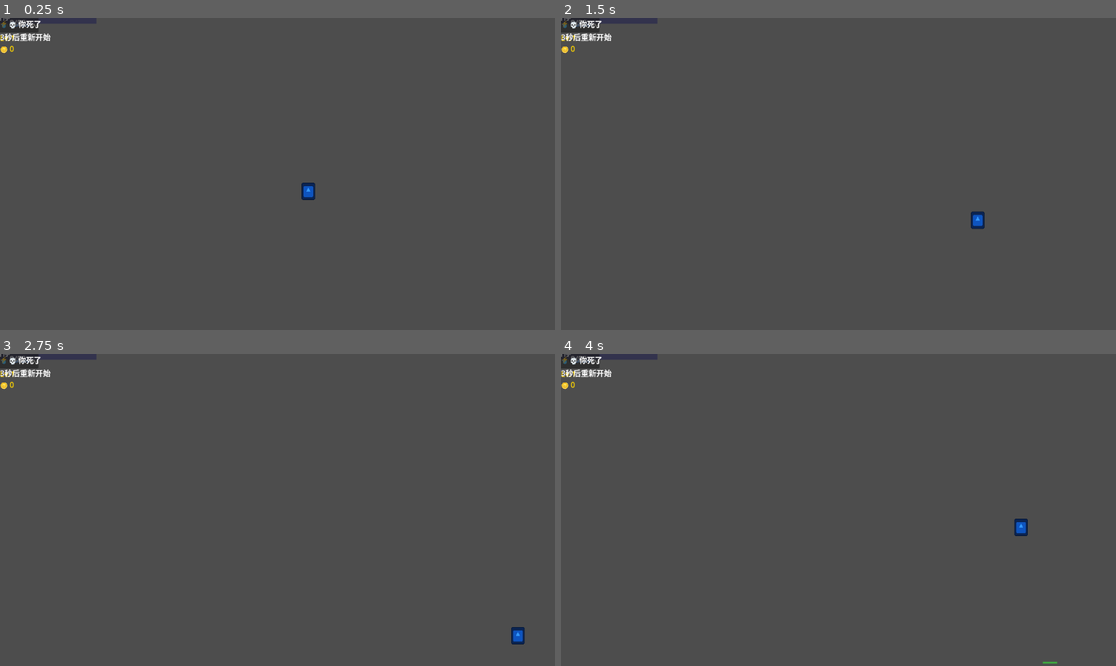
Above: before the commit, frames 1-4 (two rows, left to right).
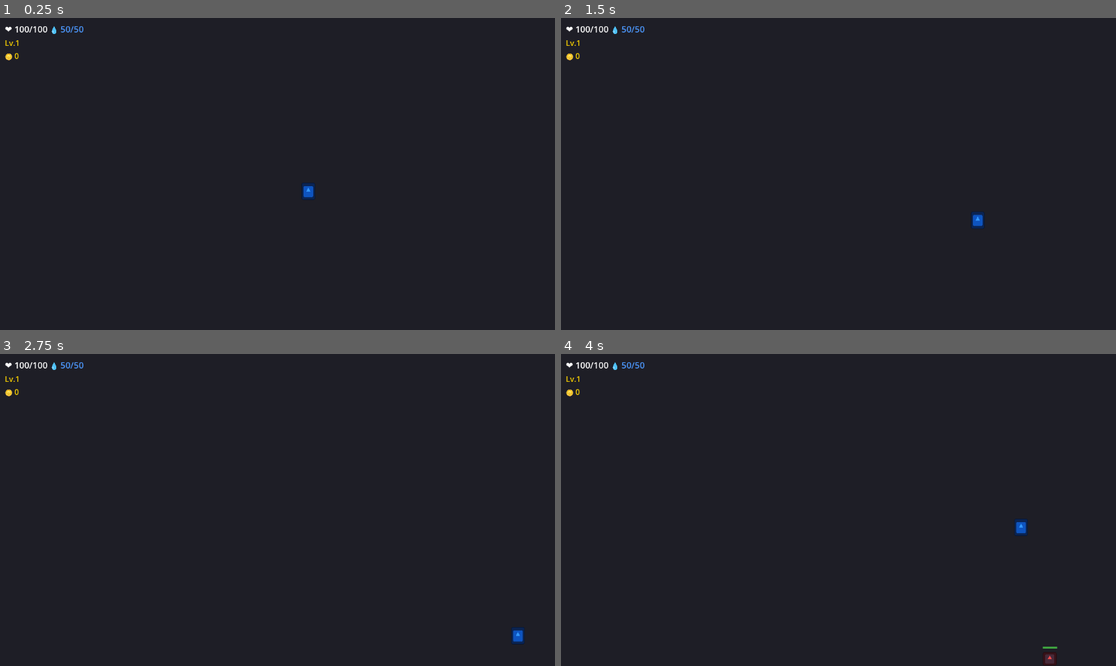
Above: after the commit, the same moments.

Repository: 925236118/godot_game_platform_example
Game: Godot game, scene res://scenes/Main.tscn
Same seed, same stepped clock (60 frames per second), same inputs: the game is played once before the commit and once after it. The engine's default icon, where the game draws it, is replaced by a stand-in: a white triangle on a blue panel in a dark square.
Inputs:
- Up to frame 1 (0.25 s): no input
- Up to frame 2 (1.5 s): tap Enter at 0.5 s; hold D (move_right) 0.53-1.28 s; tap Space (attack) at 0.6, 1.35 s; hold S (move_down) from 1.28 s (still down)
- Up to frame 3 (2.75 s): release S (move_down) at 2.03 s; hold D (move_right) from 2.03 s (still down); tap Space (attack) at 2.1 s
- Up to frame 4 (4 s): release D (move_right) at 2.78 s; hold W (move_up) 2.78-3.53 s; tap Space (attack) at 2.85, 3.6 s; hold A (move_left) from 3.53 s (still down)

The runs differ from the first frame. In frame 1, 100% of the frame differs, in the area x 0-100%, y 0-100%; in frame 2, 100%; in frame 3, 100%; in frame 4, 100%.
Error in both runs: Invalid access to property or key 'shape' on a base object of type 'null instance'. (res://scripts/Player.gd:92)

Commit message:
fix: generate HUD UI from GDScript for action-rpg
- Move all UI node creation to HUD.gd _build_ui()
- Keep Main.tscn HUD as bare CanvasLayer with script only

Diff:
--- a/scenes/Main.tscn
+++ b/scenes/Main.tscn
@@ -12,28 +12,26 @@
 
 [node name="Main" type="Node2D"]
 
-# World ground
 [node name="Ground" type="ColorRect" parent="."]
 position = Vector2(0, 0)
 size = Vector2(1280, 720)
 color = Color(0.12, 0.12, 0.15, 1)
 
-# World boundaries
 [node name="WorldBounds" type="StaticBody2D" parent="."]
 [node name="WallLeft" type="StaticBody2D" parent="WorldBounds"]
-position = Vector2(-10, 360)
+position = Vector2(0, 360)
 [node name="CollisionShape2D" type="CollisionShape2D" parent="WorldBounds/WallLeft"]
 shape = SubResource("1")
 [node name="WallRight" type="StaticBody2D" parent="WorldBounds"]
-position = Vector2(1290, 360)
+position = Vector2(1280, 360)
 [node name="CollisionShape2D" type="CollisionShape2D" parent="WorldBounds/WallRight"]
 shape = SubResource("1")
 [node name="WallTop" type="StaticBody2D" parent="WorldBounds"]
-position = Vector2(640, -10)
+position = Vector2(640, 0)
 [node name="CollisionShape2D" type="CollisionShape2D" parent="WorldBounds/WallTop"]
 shape = SubResource("2")
 [node name="WallBottom" type="StaticBody2D" parent="WorldBounds"]
-position = Vector2(640, 730)
+position = Vector2(640, 720)
 [node name="CollisionShape2D" type="CollisionShape2D" parent="WorldBounds/WallBottom"]
 shape = SubResource("2")
 
@@ -45,75 +43,5 @@
 autostart = true
 script = ExtResource("4")
 
-# HUD
 [node name="HUD" type="CanvasLayer" parent="."]
 script = ExtResource("1")
-
-[node name="TopLeft" type="HBoxContainer" parent="HUD"]
-position = Vector2(10, 10)
-[node name="HBoxContainer" type="HBoxContainer" parent="HUD/TopLeft"]
-[node name="HP" type="Label" parent="HUD/TopLeft/HBoxContainer"]
-text = "❤️ 100/100"
-theme_override_colors/font_color = Color(1, 1, 1, 1)
-[node name="MP" type="Label" parent="HUD/TopLeft/HBoxContainer"]
-text = "💧 50/50"
-theme_override_colors/font_color = Color(0.3, 0.6, 1, 1)
-[node name="Level" type="Label" parent="HUD/TopLeft"]
-position = Vector2(0, 30)
-text = "Lv.1"
-theme_override_colors/font_color = Color(1, 0.84, 0, 1)
-[node name="Coins" type="Label" parent="HUD/TopLeft"]
-position = Vector2(0, 52)
-text = "🪙 0"
-theme_override_colors/font_color = Color(1, 0.84, 0, 1)
-
-[node name="Bottom" type="Control" parent="HUD"]
-anchors_preset = 8
-anchor_left = 0.5
-anchor_top = 0.95
-[node name="XP" type="Control" parent="HUD/Bottom"]
-offset_left = -100
-offset_top = 0
-offset_right = 100
-offset_bottom = 20
-[node name="BarBg" type="ColorRect" parent="HUD/Bottom/XP"]
-size = Vector2(200, 12)
-color = Color(0.2, 0.2, 0.3, 1)
-[node name="Bar" type="ColorRect" parent="HUD/Bottom/XP"]
-size = Vector2(0, 12)
-color = Color(0.2, 1.0, 0.2, 1)
-[node name="Label" type="Label" parent="HUD/Bottom/XP"]
-position = Vector2(0, -2)
-horizontal_alignment = 1
-text = "⚡ 0/50"
-theme_override_colors/font_color = Color(1, 1, 1, 1)
-
-[node name="PauseOverlay" type="ColorRect" parent="HUD"]
-anchors_preset = 15
-anchor_right = 1.0
-anchor_bottom = 1.0
-color = Color(0, 0, 0, 0.7)
-mouse_filter = 2
-[node name="Label" type="Label" parent="HUD/PauseOverlay"]
-anchors_preset = 8
-anchor_left = 0.5
-anchor_top = 0.5
-offset_left = -30
-offset_top = -15
-text = "⏸ 暂停"
-
-[node name="DeathPanel" type="Panel" parent="HUD"]
-anchors_preset = 8
-anchor_left = 0.5
-anchor_top = 0.5
-offset_left = -80
-offset_top = -30
-offset_right = 80
-offset_bottom = 30
-[node name="Label" type="Label" parent="HUD/DeathPanel"]
-anchors_preset = 15
-anchor_right = 1.0
-anchor_bottom = 1.0
-text = "💀 你死了\n3秒后重新开始"
-horizontal_alignment = 1
-vertical_alignment = 1
--- a/scripts/HUD.gd
+++ b/scripts/HUD.gd
@@ -1,31 +1,127 @@
 extends CanvasLayer
 
-## HUD - ARPG游戏抬头显示
+## HUD - ARPG游戏抬头显示（代码生成UI）
 
 var hp_label: Label
 var mp_label: Label
 var xp_bar: ColorRect
 var xp_bg: ColorRect
-var xp_label: Label
 var level_label: Label
 var coin_label: Label
 var pause_overlay: ColorRect
 var death_panel: Panel
-var death_label: Label
+var coins: int = 0
 
 func _ready() -> void:
-	# 获取节点引用
-	hp_label = $TopLeft/HBoxContainer/HP
-	mp_label = $TopLeft/HBoxContainer/MP
-	xp_bar = $Bottom/XP/Bar
-	xp_bg = $Bottom/XP/BarBg
-	xp_label = $Bottom/XP/Label
-	level_label = $TopLeft/Level
-	coin_label = $TopLeft/Coins
-	pause_overlay = $PauseOverlay
-	death_panel = $DeathPanel
+	_build_ui()
+	_connect_signals()
 
-	# 连接玩家信号
+func _build_ui() -> void:
+	# 左上角
+	var top_left := VBoxContainer.new()
+	top_left.name = "TopLeft"
+	top_left.position = Vector2(10, 10)
+	add_child(top_left)
+
+	var stats_row := HBoxContainer.new()
+	stats_row.name = "StatsRow"
+	top_left.add_child(stats_row)
+
+	hp_label = Label.new()
+	hp_label.name = "HP"
+	hp_label.text = "❤️ 100/100"
+	hp_label.add_theme_color_override("font_color", Color.WHITE)
+	hp_label.add_theme_font_size_override("font_size", 18)
+	stats_row.add_child(hp_label)
+
+	mp_label = Label.new()
+	mp_label.name = "MP"
+	mp_label.text = "💧 50/50"
+	mp_label.add_theme_color_override("font_color", Color(0.3, 0.6, 1))
+	mp_label.add_theme_font_size_override("font_size", 18)
+	stats_row.add_child(mp_label)
+
+	level_label = Label.new()
+	level_label.name = "Level"
+	level_label.text = "Lv.1"
+	level_label.add_theme_color_override("font_color", Color(1, 0.84, 0))
+	level_label.add_theme_font_size_override("font_size", 16)
+	top_left.add_child(level_label)
+
+	coin_label = Label.new()
+	coin_label.name = "Coins"
+	coin_label.text = "🪙 0"
+	coin_label.add_theme_color_override("font_color", Color(1, 0.84, 0))
+	coin_label.add_theme_font_size_override("font_size", 16)
+	top_left.add_child(coin_label)
+
+	# 底部经验条
+	var bottom := Control.new()
+	bottom.name = "Bottom"
+	bottom.set_anchors_and_offsets_preset(Control.PRESET_CENTER_BOTTOM)
+	bottom.size = Vector2(220, 20)
+	add_child(bottom)
+
+	var xp_container := Control.new()
+	xp_container.name = "XP"
+	xp_container.position = Vector2(-110, 0)
+	xp_container.size = Vector2(220, 14)
+	bottom.add_child(xp_container)
+
+	xp_bg = ColorRect.new()
+	xp_bg.name = "BarBg"
+	xp_bg.size = Vector2(220, 12)
+	xp_bg.color = Color(0.2, 0.2, 0.3)
+	xp_container.add_child(xp_bg)
+
+	xp_bar = ColorRect.new()
+	xp_bar.name = "Bar"
+	xp_bar.size = Vector2(0, 12)
+	xp_bar.color = Color(0.2, 1.0, 0.2)
+	xp_container.add_child(xp_bar)
+
+	var xp_label := Label.new()
+	xp_label.name = "Label"
+	xp_label.position = Vector2(0, -2)
+	xp_label.size = Vector2(220, 16)
+	xp_label.horizontal_alignment = HORIZONTAL_ALIGNMENT_CENTER
+	xp_label.text = "⚡ 0/50"
+	xp_label.add_theme_color_override("font_color", Color.WHITE)
+	xp_label.add_theme_font_size_override("font_size", 14)
+	xp_container.add_child(xp_label)
+
+	# 暂停遮罩
+	pause_overlay = ColorRect.new()
+	pause_overlay.name = "PauseOverlay"
+	pause_overlay.color = Color(0, 0, 0, 0.7)
+	pause_overlay.set_anchors_and_offsets_preset(Control.PRESET_FULL_RECT)
+	pause_overlay.mouse_filter = Control.MOUSE_FILTER_IGNORE
+	pause_overlay.hide()
+	add_child(pause_overlay)
+
+	var pause_label := Label.new()
+	pause_label.name = "Label"
+	pause_label.text = "⏸ 暂停"
+	pause_label.set_anchors_and_offsets_preset(Control.PRESET_CENTER)
+	pause_overlay.add_child(pause_label)
+
+	# 死亡面板
+	death_panel = Panel.new()
+	death_panel.name = "DeathPanel"
+	death_panel.set_anchors_and_offsets_preset(Control.PRESET_CENTER)
+	death_panel.size = Vector2(200, 80)
+	death_panel.hide()
+	add_child(death_panel)
+
+	var death_label := Label.new()
+	death_label.name = "Label"
+	death_label.set_anchors_and_offsets_preset(Control.PRESET_FULL_RECT)
+	death_label.text = "💀 你死了\n3秒后重新开始"
+	death_label.horizontal_alignment = HORIZONTAL_ALIGNMENT_CENTER
+	death_label.vertical_alignment = VERTICAL_ALIGNMENT_CENTER
+	death_panel.add_child(death_label)
+
+func _connect_signals() -> void:
 	var player: ArpgPlayer = get_tree().get_first_node_in_group("player")
 	if player:
 		player.hp_changed.connect(_on_hp_changed)
@@ -40,14 +136,8 @@
 		level_label.text = "Lv." + str(player.level)
 		coin_label.text = "🪙 0"
 
-	# 连接GameManager
-	if GameManager.has_signal("game_paused"):
-		GameManager.game_paused.connect(_on_game_paused)
-	if GameManager.has_signal("game_resumed"):
-		GameManager.game_resumed.connect(_on_game_resumed)
-
-	pause_overlay.hide()
-	death_panel.hide()
+func _process(delta: float) -> void:
+	pause_overlay.visible = GameManager.is_paused
 
 func _on_hp_changed(current: float, max_value: float) -> void:
 	hp_label.text = "❤️ " + str(int(current)) + "/" + str(int(max_value))
@@ -56,26 +146,20 @@
 	mp_label.text = "💧 " + str(int(current)) + "/" + str(int(max_value))
 
 func _on_xp_changed(current: int, needed: int) -> void:
-	xp_label.text = "⚡ " + str(current) + "/" + str(needed)
+	var label: Label = xp_bar.get_parent().get_node("Label")
+	label.text = "⚡ " + str(current) + "/" + str(needed)
 	var ratio: float = float(current) / float(needed) if needed > 0 else 0.0
 	xp_bar.size.x = xp_bg.size.x * ratio
 
 func _on_level_up(lvl: int) -> void:
 	level_label.text = "Lv." + str(lvl)
 
-var coins: int = 0
 func _on_coins_changed(amount: int) -> void:
 	coins += amount
 	coin_label.text = "🪙 " + str(coins)
-
-func _on_game_paused() -> void:
-	pause_overlay.show()
-
-func _on_game_resumed() -> void:
-	pause_overlay.hide()
 
 func _on_player_died() -> void:
 	death_panel.show()
 	await get_tree().create_timer(3.0).timeout
 	death_panel.hide()
-	GameManager.restart_level()
+	get_tree().reload_current_scene()
